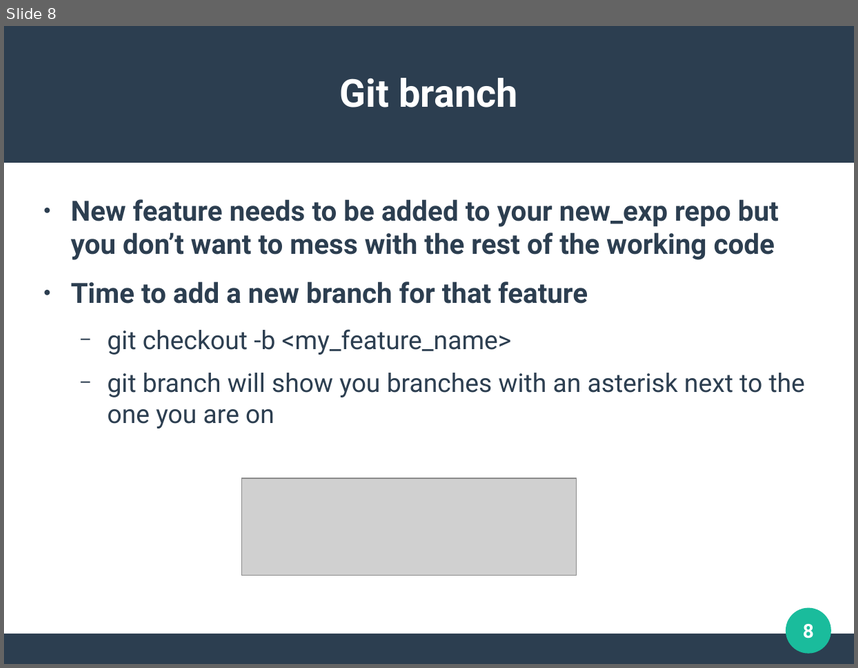
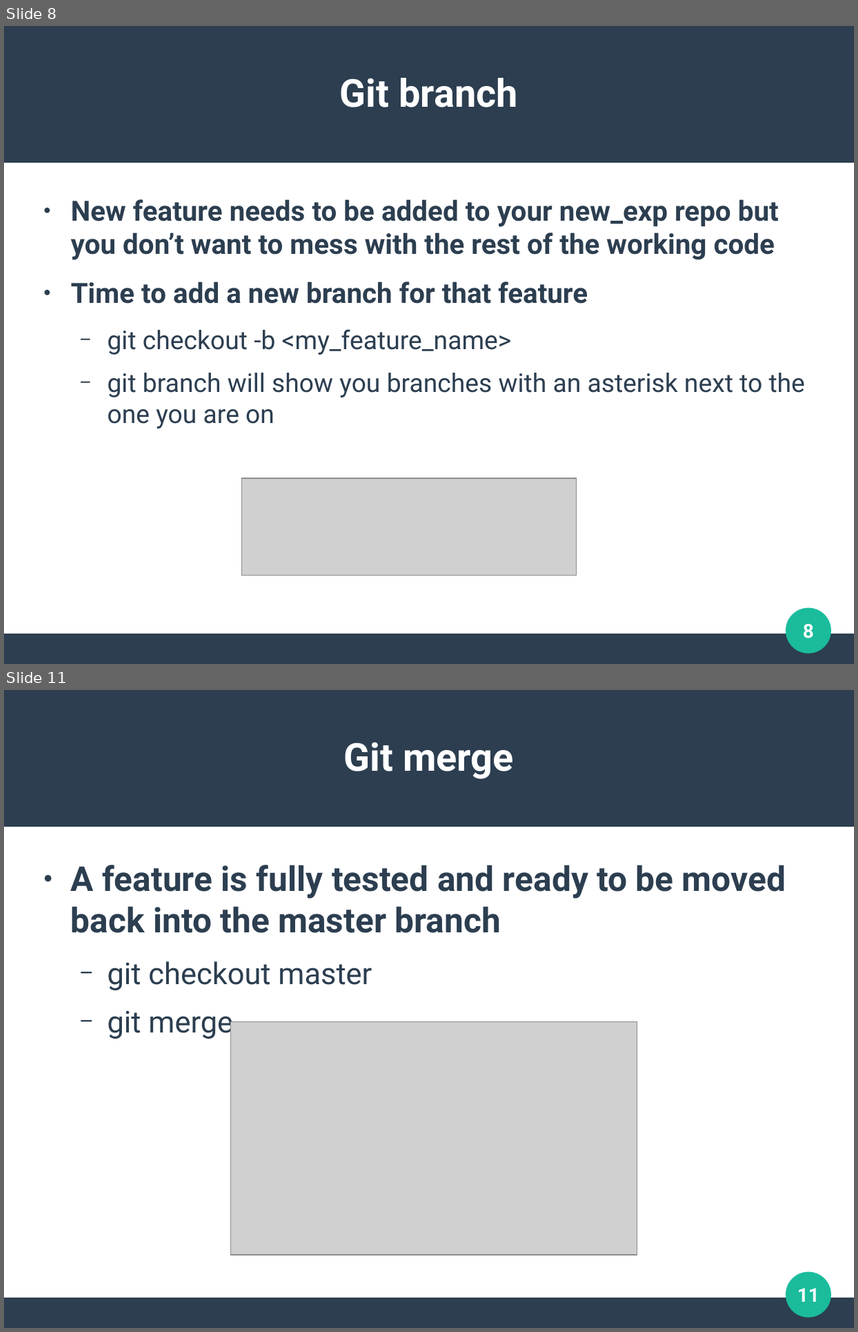
Before and after one commit to demetriushrowland/GithubClinic, a slide deck: Prelim Slides.odp. Shown one above the other, each under a label of ours: slide 8 before the commit, slides 8 and 11 after it; the slides between them are not shown. The pictures are 858x668 and 858x1332 pixels, drawn with LibreOffice and Linux fonts; fonts in the diff are those of the drawing; grey boxes stand for pictures. Boxes give left, top, right and bottom in pixels: in the first picture for what was removed or moved away, otherwise in the second. Text is boxed around its words. In the diff, an @@ line names an element or a change of style, - is before the commit and + after.

```diff
--- a/Prelim Slides.odp
+++ b/Prelim Slides.odp
@@ slide 11 added at bbox=[4, 690, 854, 1328], background #FFFFFF; not listed: 3 template elements that a slide beside it also shows @@
@@ title added at bbox=[344, 742, 513, 779], 36 pt, text #FFFFFF, bold @@
+Git merge
@@ text added at bbox=[71, 865, 786, 1040], 32 pt, text #2C3E50, bold @@
+● A feature is fully tested and ready to be moved back into the master branch
+  − git checkout master
+  − git merge
@@ picture added at bbox=[231, 1022, 637, 1254] @@
@@ page number added at bbox=[797, 1288, 820, 1301], 18 pt, text #FFFFFF, bold @@
+11
```
Also in this commit, not shown: 1 slide changed, 1 other slide added.
